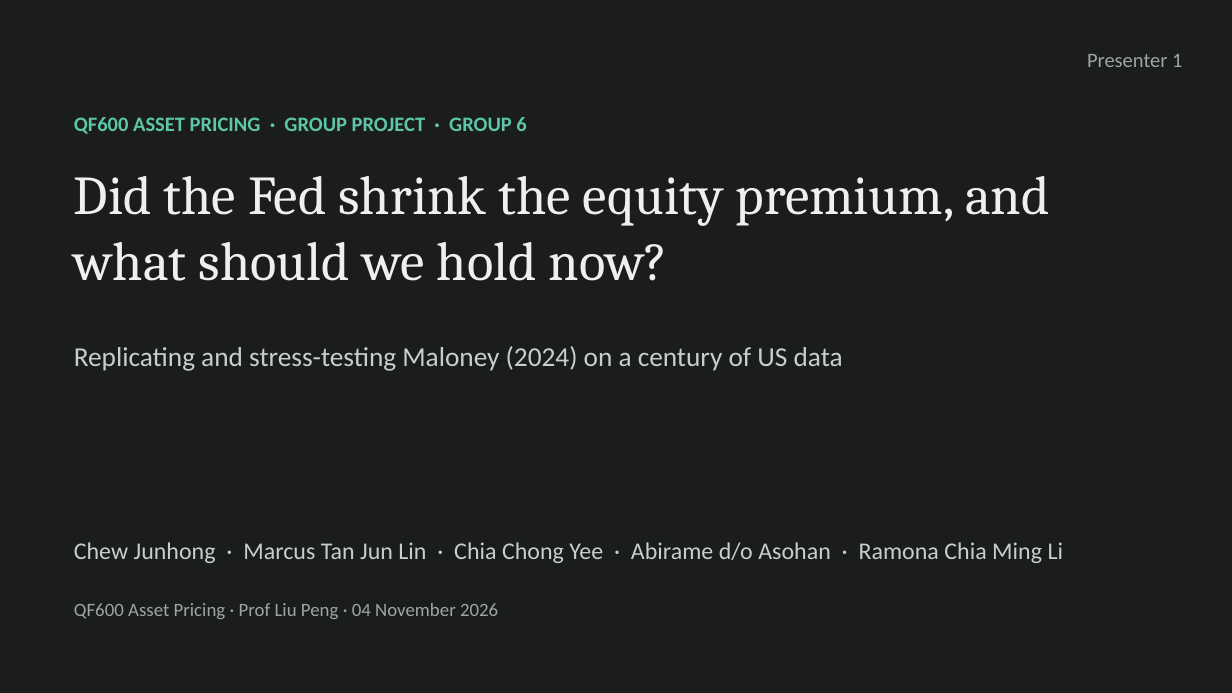
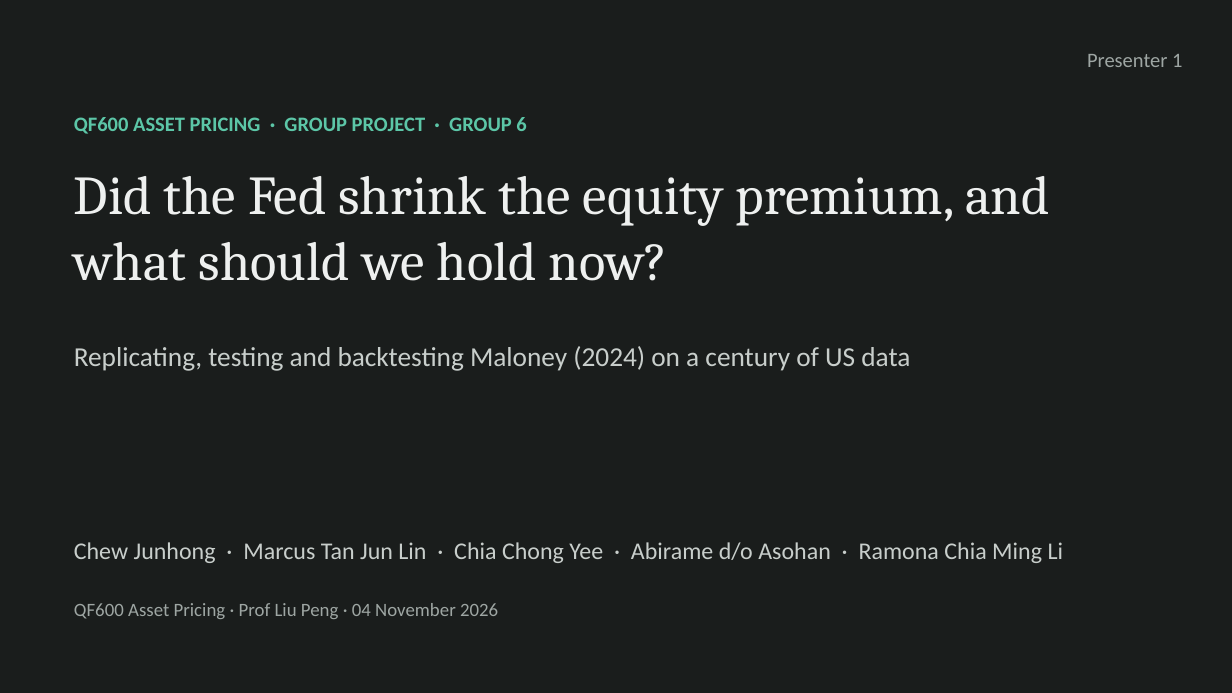
Before and after one commit to cyee02/MQF, a slide deck: slide 1 of QF600/Final Assignment/04 - Presentation Slides Group 6.pptx. Drawn at 1232x693 pixels with LibreOffice and Linux fonts; fonts in the diff are those of the drawing. Boxes give left, top, right and bottom in pixels: in the first picture for what was removed or moved away, otherwise in the second. Text is boxed around its words. In the diff, an @@ line names an element or a change of style, - is before the commit and + after.

```diff
--- a/QF600/Final Assignment/04 - Presentation Slides Group 6.pptx
+++ b/QF600/Final Assignment/04 - Presentation Slides Group 6.pptx
@@ text at <box>74,346,910,371</box>: text changed @@
-Replicating and stress-testing Maloney (2024) on a century of US data
+Replicating, testing and backtesting Maloney (2024) on a century of US data
```
Also in this commit, not shown: 11 other slides changed, 7 slides added, 2 slides removed, 34 other files.
